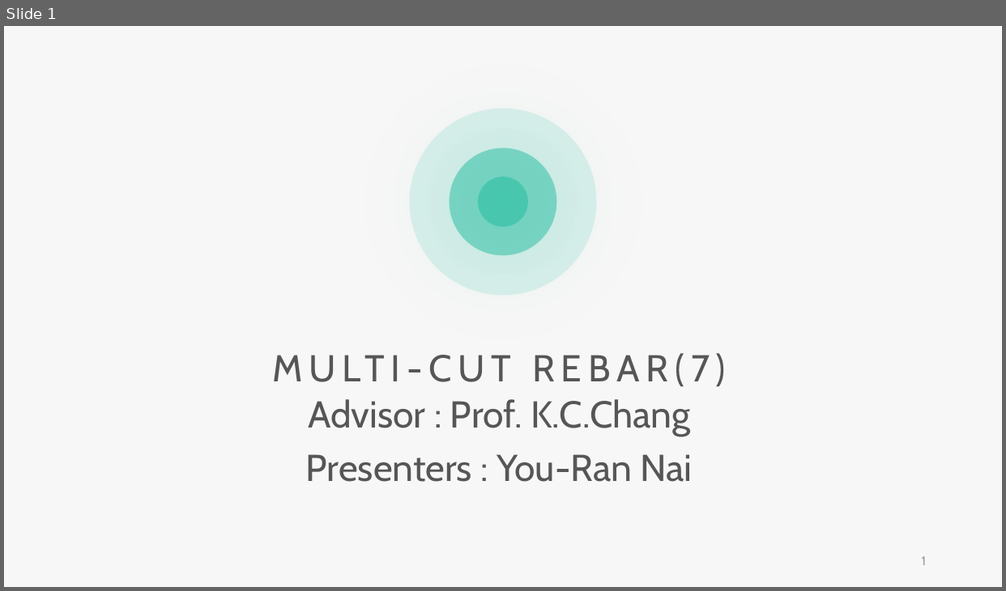
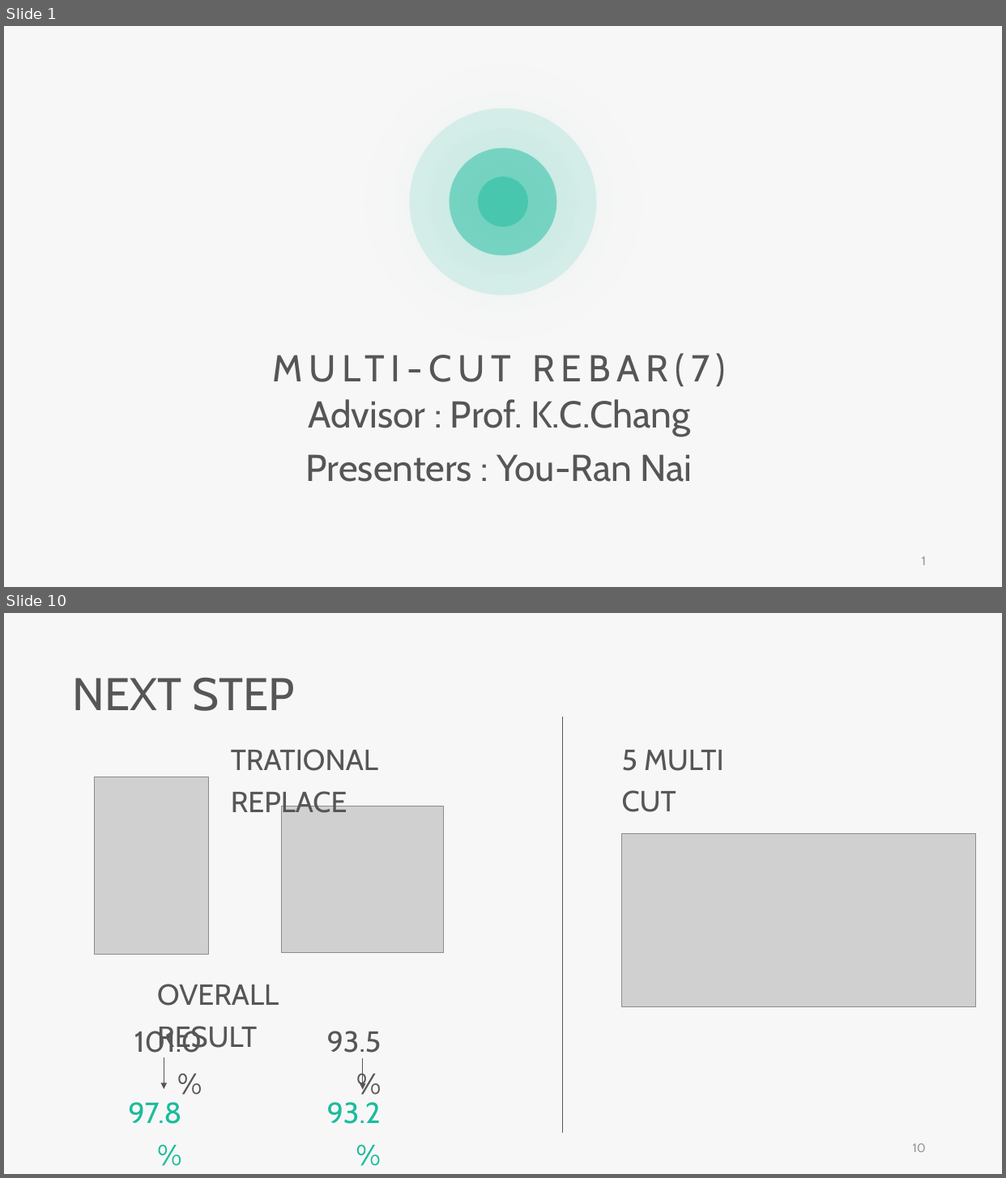
Before and after one commit to skyran1278/VbaProject, a slide deck: 20180126_SmartCut/Meeting/20181206 Meeting/20181206 Meeting.pptx. Shown one above the other, each under a label of ours: slide 1 before the commit, slides 1 and 10 after it; the slides between them are not shown. The pictures are 1006x591 and 1006x1178 pixels, drawn with LibreOffice and Linux fonts; fonts in the diff are those of the drawing; grey boxes stand for pictures. Boxes give left, top, right and bottom in pixels: in the first picture for what was removed or moved away, otherwise in the second. Text is boxed around its words. In the diff, an @@ line names an element or a change of style, - is before the commit and + after.

```diff
--- a/20180126_SmartCut/Meeting/20181206 Meeting/20181206 Meeting.pptx
+++ b/20180126_SmartCut/Meeting/20181206 Meeting/20181206 Meeting.pptx
@@ slide 10 added at [4, 613, 1002, 1174], background #F7F7F7 @@
@@ text added at [73, 677, 296, 711], 44 pt, text #565656 @@
+NEXT STEP
@@ line added from (562, 717) to (562, 1133), #565656 0.5 pt @@
@@ text added at [231, 749, 378, 819], 28 pt, text #565656 @@
+TRATIONAL REPLACE
@@ text added at [622, 750, 724, 812], 28 pt, text #565656 @@
+5 MULTI CUT
@@ picture added at [95, 777, 208, 954] @@
@@ picture added at [282, 806, 444, 954] @@
@@ picture added at [621, 834, 976, 1007] @@
@@ text added at [157, 984, 279, 1053], 28 pt, text #565656 @@
+OVERALL RESULT
@@ text added at [134, 1028, 202, 1059], 28 pt, text #565656 @@
+101.0%
@@ text added at [327, 1031, 381, 1059], 28 pt, text #565656 @@
+93.5%
@@ arrow added from (164, 1059) to (164, 1089), #565656 0.5 pt @@
@@ arrow added from (363, 1059) to (363, 1090), #565656 0.5 pt @@
@@ text added at [128, 1102, 181, 1124], 28 pt, text #1ABC9C @@
+97.8%
@@ text added at [327, 1102, 381, 1124], 28 pt, text #1ABC9C @@
+93.2%
@@ page number added at [913, 1144, 926, 1152], 12 pt, text #9A9A9A @@
+10
```
Also in this commit, not shown: 5 slides changed, 14 other slides added, 16 slides removed, 7 other files.
